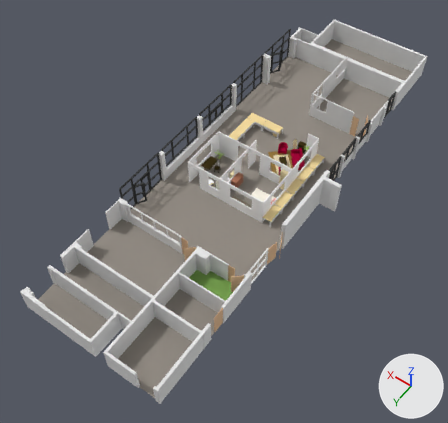
Renders of the Blender file morse_ros/blender_files/laas_adream.blend from each side of a commit.
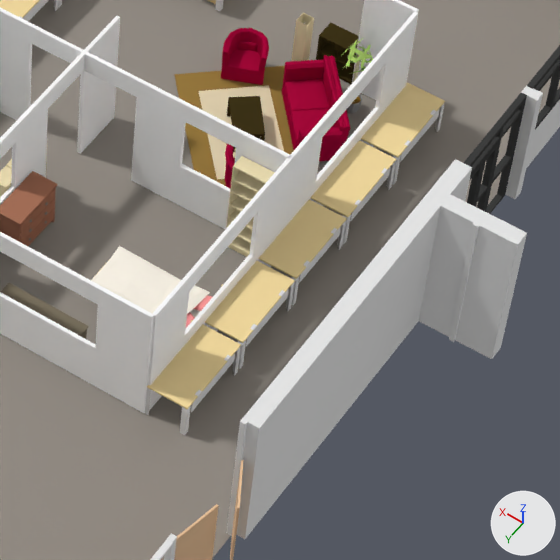
There are two pictures of each version: one whole from a 50 mm camera at (-12.2, 38.1, 38.8) aimed at (5.8, 12.9, -0.8), one close up on the part from 52% to 78% of the width and 32% to 60% of the height. Every picture has the same lights, and +X, +Y and +Z are marked at lower right.

Names of what the first close-up shows: 'C6_plein_ext_P.009', 'C6_plein_ext_P.011', 'C6_plein_ext_P.021', 'Floor_h020', 'IKEA_carpet_DRAGOR', 'IKEA_sofa_EKTORP', 'office_desk.004', 'office_desk.005', 'office_desk.006', 'office_desk.007', 'office_desk.008', 'walls.004'.
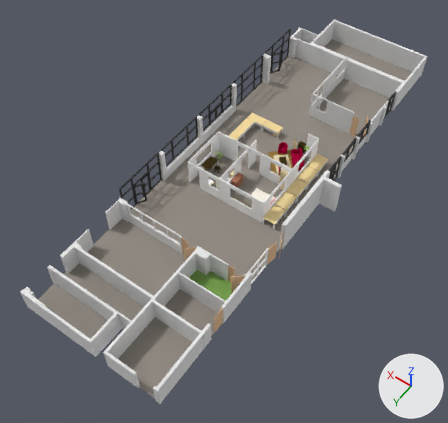
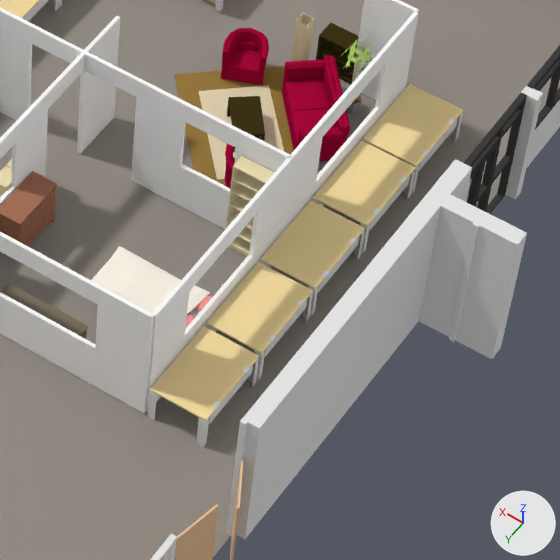
The change, as a list of edits to the scene's bpy script:
```text
Change ob_office_desk_008:
    ob_office_desk_008.location: (1.97, 5.18, 0.0) -> (1.74, 6.82, 0.0)
    ob_office_desk_008.scale: (1.0, 1.0, 1.0) -> (1.0, 1.34, 1.0)
Change ob_office_desk_007:
    ob_office_desk_007.location: (1.97, 6.84, 0.0) -> (1.74, 10.17, 0.0)
    ob_office_desk_007.scale: (1.0, 1.0, 1.0) -> (1.0, 1.34, 1.0)
Change ob_office_desk_006:
    ob_office_desk_006.location: (1.97, 8.49, 0.0) -> (1.74, 11.85, 0.0)
    ob_office_desk_006.scale: (1.0, 1.0, 1.0) -> (1.0, 1.34, 1.0)
Change ob_office_desk_005:
    ob_office_desk_005.location: (1.97, 10.16, 0.0) -> (1.74, 8.5, 0.0)
    ob_office_desk_005.scale: (1.0, 1.0, 1.0) -> (1.0, 1.34, 1.0)
Change ob_office_desk_004:
    ob_office_desk_004.location: (1.97, 11.82, 0.0) -> (1.74, 5.18, 0.0)
    ob_office_desk_004.scale: (1.0, 1.0, 1.0) -> (1.0, 1.34, 1.0)
```

Location of each change, [x1, y1, x2, y2] in pixels of the close-ups (560 x 560 px):
'office_desk.006', moved, rescaled (26% wider, 14% taller)
    before: [259, 199, 347, 305]
    after: [148, 326, 259, 447]
'office_desk.005', moved, rescaled (16% wider, 7% taller)
    before: [205, 261, 295, 369]
    after: [260, 200, 365, 316]
'office_desk.007', moved, rescaled (26% wider, 13% taller)
    before: [311, 140, 396, 244]
    after: [206, 262, 313, 380]
'office_desk.004', moved, rescaled
    before: [145, 324, 241, 435]
    after: [363, 84, 463, 194]
'office_desk.008', moved, rescaled (22% wider, 9% taller)
    before: [361, 82, 445, 185]
    after: [313, 141, 416, 253]
